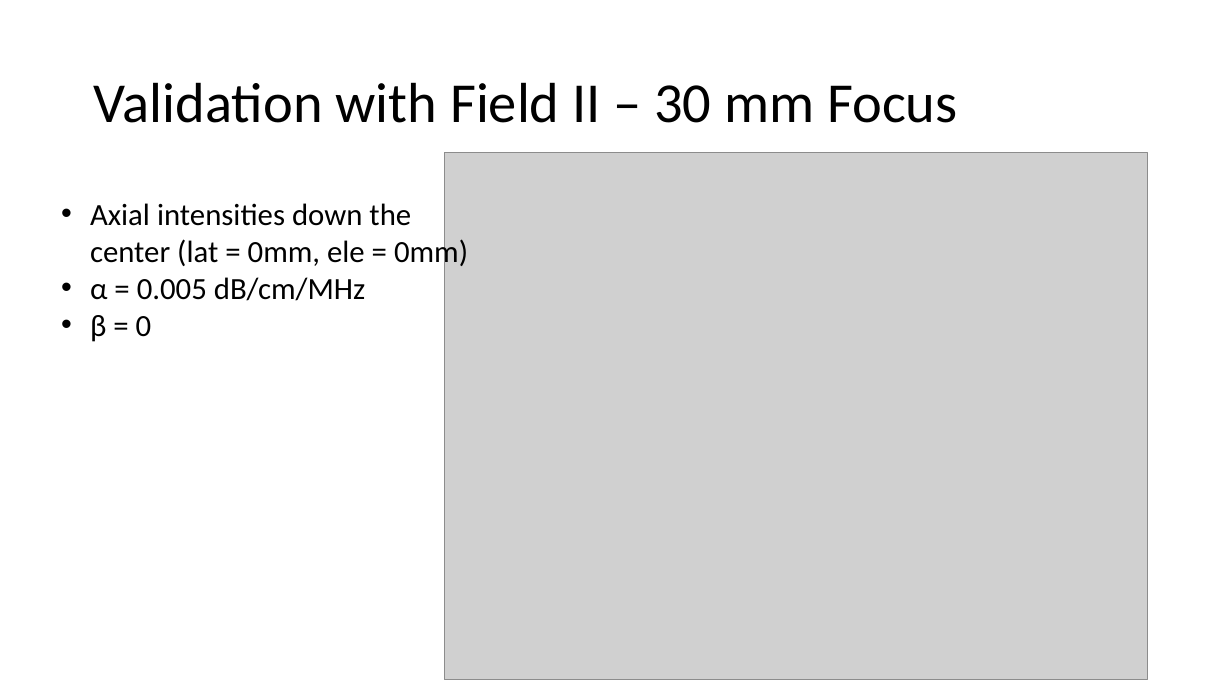
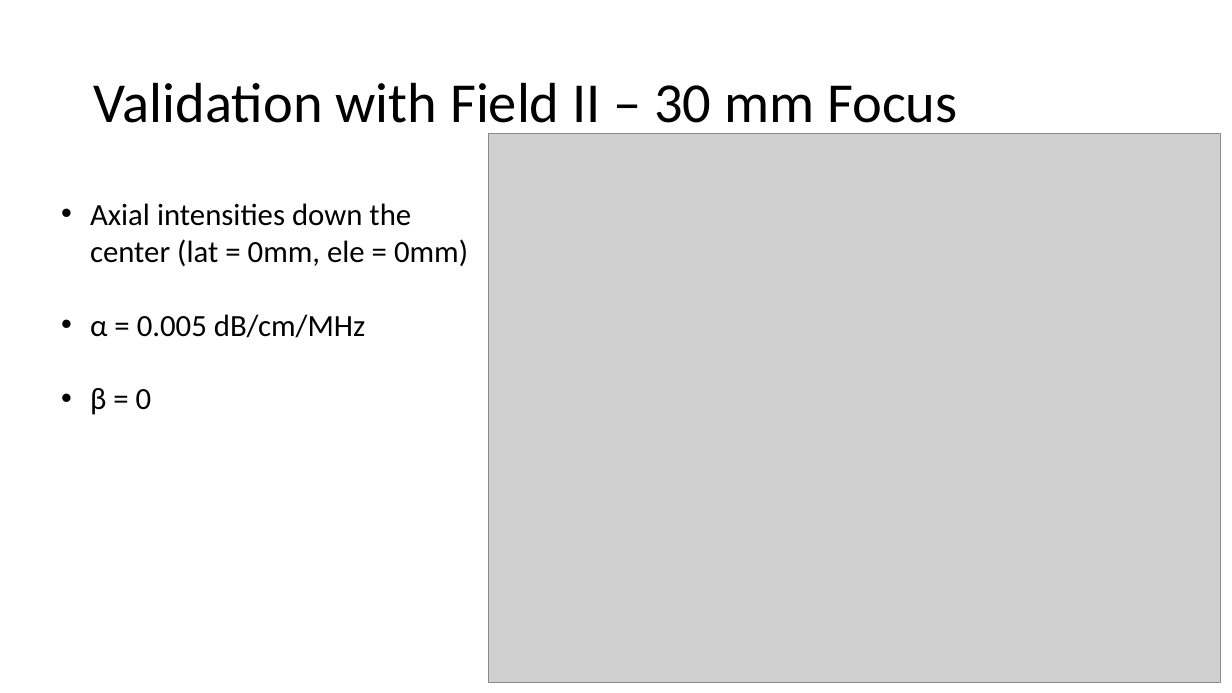
Before and after one commit to ningrui-li/nonlinear_acoustic, a slide deck: slide 5 of presentations/lab_meeting/lab_meeting_2015.04.24_kzk_sws.pptx. Drawn at 1232x693 pixels with LibreOffice and Linux fonts; fonts in the diff are those of the drawing; grey boxes stand for pictures. Boxes give left, top, right and bottom in pixels: in the first picture for what was removed or moved away, otherwise in the second. Text is boxed around its words. In the diff, an @@ line names an element or a change of style, - is before the commit and + after.

```diff
--- a/presentations/lab_meeting/lab_meeting_2015.04.24_kzk_sws.pptx
+++ b/presentations/lab_meeting/lab_meeting_2015.04.24_kzk_sws.pptx
@@ picture: place and size @@
-picture at bbox=[445, 152, 1148, 680]
+picture at bbox=[488, 133, 1221, 683]
@@ text "Axial intensities down the center ..." rewrapped from bbox=[90, 203, 468, 342] to bbox=[90, 203, 468, 415] @@
```
Also in this commit, not shown: 2 other slides changed, 5 slides added, 1 slide removed.
